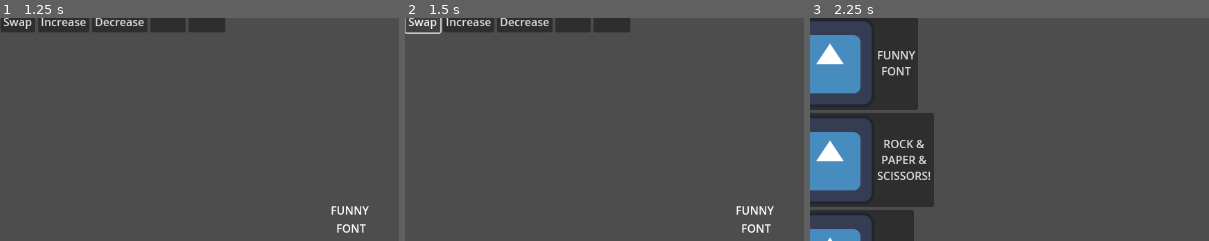
Above: before the commit, frames 1-3 (left to right).
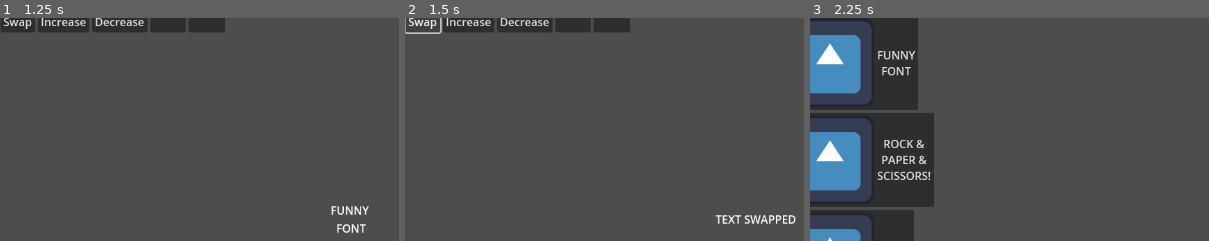
Above: after the commit, the same moments.

Repository: unhaud/small-ones
Game: Godot game, scene res://LevelSelector/LevelSelector.tscn
Same seed, same stepped clock (60 frames per second), same inputs: the game is played once before the commit and once after it. The engine's default icon, where the game draws it, is replaced by a stand-in: a white triangle on a blue panel in a dark square.
Inputs:
- Up to frame 1 (1.25 s): click "FUNNY FONT" at 0.5 s
- Up to frame 2 (1.5 s): click "Text Swap" at 1.25 s
- Up to frame 3 (2.25 s): click "Menu" at 2 s
The pictures show only the part of the screen within x 6-56%, y 5-55%; the shares and areas given below are measured in that part.

Frame 1 is identical in both runs. In frame 2, 0.9% of the frame differs, in the area x 77-98%, y 84-97%; in frame 3, nothing differs.

Commit message:
Font scene: text swap button
added a button that changes text of a label

Diff:
--- a/FunnyFont/FunnyFont.tscn
+++ b/FunnyFont/FunnyFont.tscn
@@ -84,4 +84,5 @@
 text = "Menu"
 
 [connection signal="button_up" from="VBoxContainer/HBoxContainer/Color" to="." method="_on_color_ShowColorPicker"]
+[connection signal="button_up" from="VBoxContainer/HBoxContainer/Text" to="." method="_on_text_swap_button_up"]
 [connection signal="button_up" from="VBoxContainer/HBoxContainer/BackToMenu" to="." method="_on_back_to_menu_button_up"]
--- a/FunnyFont/funny_font.gd
+++ b/FunnyFont/funny_font.gd
@@ -1,6 +1,12 @@
 extends Control
 
 @onready var label = $Label
+
+
+func _on_back_to_menu_button_up() -> void:
+	var BackToMenu = load("res://LevelSelector/LevelSelector.tscn")
+	get_tree().change_scene_to_packed(BackToMenu)
+
 
 func _on_color_ShowColorPicker() -> void:
 	var color_picker = ColorPicker.new()
@@ -19,6 +25,6 @@
 func _on_color_changed(color):
 	label.add_theme_color_override("font_color", color)
 
-func _on_back_to_menu_button_up() -> void:
-	var BackToMenu = load("res://LevelSelector/LevelSelector.tscn")
-	get_tree().change_scene_to_packed(BackToMenu)
+
+func _on_text_swap_button_up() -> void:
+	label.text = "TEXT SWAPPED"
